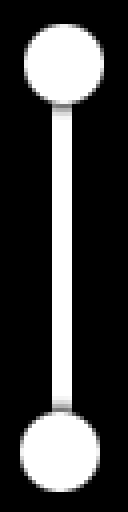
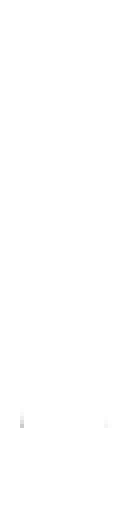
Comparing the layer stacks of the two w=128, h=512 images. Changes:
painted on "Layer 2" over [4, 8, 120, 508]
painted on "Layer 4" over [0, 0, 128, 512]
hid "Layer 1" over [0, 0, 128, 512]
